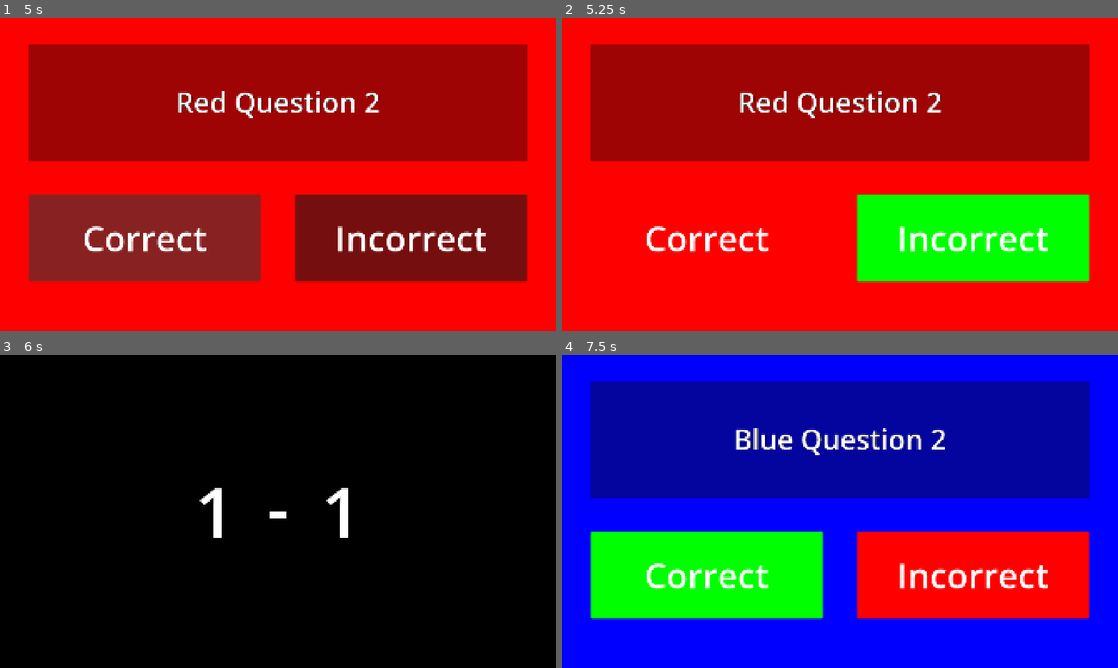
Above: before the commit, frames 1-4 (two rows, left to right).
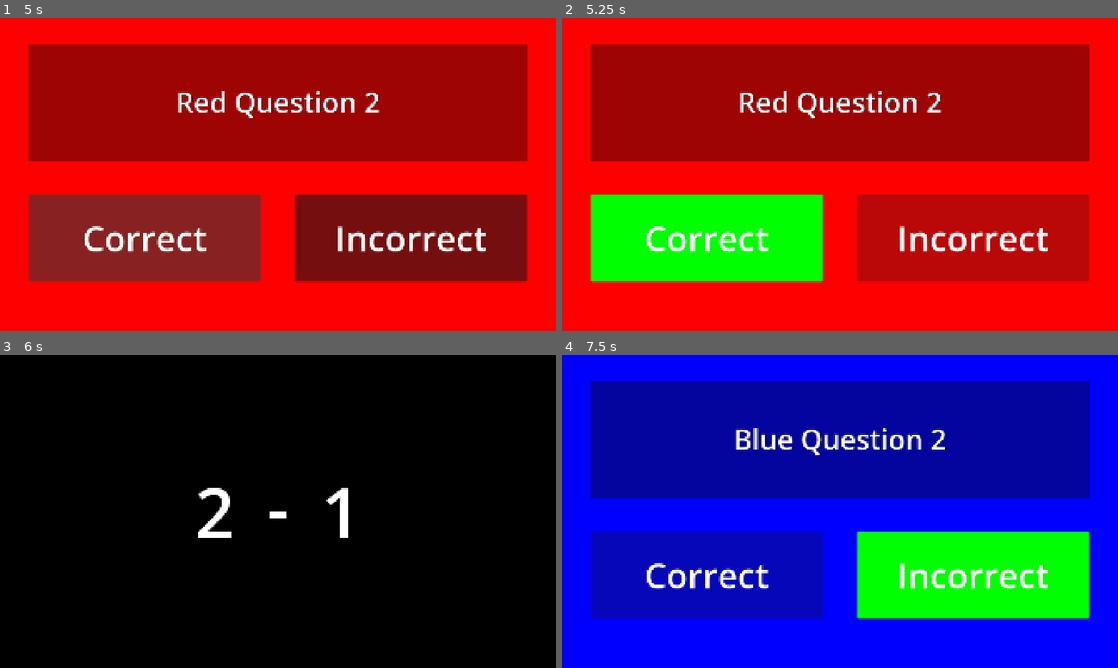
Above: after the commit, the same moments.

Repository: NyaaDoodle/team-questionnaire
Game: Godot game, scene res://scenes/game.tscn
The game is run twice, just before and just after one commit, with the same random seed, the same clock (stepped at 60 frames per second) and the same inputs.
Inputs (mouse positions are in pixels of both pictures, inside the frame that each line leads up to):
- Up to frame 1 (5 s): click "Correct" at 0.5 s; tap Enter at 1.25, 3.5 s; move the mouse to (400, 158) at 1.27 s; press the mouse at (400, 158) at 1.28 s; tap Space at 2, 4.25 s; move the mouse to (166, 190) at 2.02 s; release the mouse at (166, 190) at 2.03 s; click (166, 190) at 2.1 s; click "Incorrect" at 2.75 s; move the mouse to (333, 105) at 3.52 s; press the mouse at (333, 105) at 3.53 s; move the mouse to (250, 237) at 4.27 s; release the mouse at (250, 237) at 4.28 s; click (250, 237) at 4.35 s
- Up to frame 2 (5.25 s): click "Correct" at 5 s
- Up to frame 3 (6 s): tap Enter at 5.75 s; move the mouse to (444, 558) at 5.77 s; press the mouse at (444, 558) at 5.78 s
- Up to frame 4 (7.5 s): tap Space at 6.5 s; move the mouse to (673, 464) at 6.52 s; release the mouse at (673, 464) at 6.53 s; click (673, 464) at 6.6 s; click "Incorrect" at 7.25 s

Frame 1 is identical in both runs. In frame 2, 23% of the frame differs, in the area x 5-95%, y 56-85%; in frame 3, 0.5%; in frame 4, 23%.

Commit message:
Changed from using TurnQueue to hardcoded left and right teams

Diff:
--- a/resources/game_data.tres
+++ b/resources/game_data.tres
@@ -4,37 +4,35 @@
 [ext_resource type="Script" uid="uid://ca7rrq5fcl3ml" path="res://scripts/team.gd" id="2_jhr64"]
 [ext_resource type="Script" uid="uid://damv0gpmxa036" path="res://scripts/question.gd" id="3_jhr64"]
 
-[sub_resource type="Resource" id="Resource_yqm58"]
+[sub_resource type="Resource" id="Resource_rolb0"]
 script = ExtResource("3_jhr64")
 question_string = "Red Question 1"
 left_answer_string = "Correct"
 right_answer_string = "Incorrect"
 metadata/_custom_type_script = "uid://damv0gpmxa036"
 
-[sub_resource type="Resource" id="Resource_rolb0"]
+[sub_resource type="Resource" id="Resource_raoho"]
 script = ExtResource("3_jhr64")
 question_string = "Red Question 2"
 left_answer_string = "Correct"
 right_answer_string = "Incorrect"
-correct_answer = 1
 metadata/_custom_type_script = "uid://damv0gpmxa036"
 
-[sub_resource type="Resource" id="Resource_raoho"]
+[sub_resource type="Resource" id="Resource_2r4qd"]
 script = ExtResource("3_jhr64")
 question_string = "Red Question 3"
 left_answer_string = "Correct"
 right_answer_string = "Incorrect"
 metadata/_custom_type_script = "uid://damv0gpmxa036"
 
-[sub_resource type="Resource" id="Resource_2r4qd"]
+[sub_resource type="Resource" id="Resource_jhr64"]
 script = ExtResource("2_jhr64")
-id = 1
 name = "Team Red"
 color = Color(1, 0, 0, 1)
-questions = Array[ExtResource("3_jhr64")]([SubResource("Resource_yqm58"), SubResource("Resource_rolb0"), SubResource("Resource_raoho")])
+questions = Array[ExtResource("3_jhr64")]([SubResource("Resource_rolb0"), SubResource("Resource_raoho"), SubResource("Resource_2r4qd")])
 metadata/_custom_type_script = "uid://ca7rrq5fcl3ml"
 
-[sub_resource type="Resource" id="Resource_jhr64"]
+[sub_resource type="Resource" id="Resource_4oi1i"]
 script = ExtResource("3_jhr64")
 question_string = "Blue Question 1"
 left_answer_string = "Correct"
@@ -42,14 +40,15 @@
 correct_answer = 1
 metadata/_custom_type_script = "uid://damv0gpmxa036"
 
-[sub_resource type="Resource" id="Resource_4oi1i"]
+[sub_resource type="Resource" id="Resource_e1k00"]
 script = ExtResource("3_jhr64")
 question_string = "Blue Question 2"
 left_answer_string = "Correct"
 right_answer_string = "Incorrect"
+correct_answer = 1
 metadata/_custom_type_script = "uid://damv0gpmxa036"
 
-[sub_resource type="Resource" id="Resource_e1k00"]
+[sub_resource type="Resource" id="Resource_vt7lq"]
 script = ExtResource("3_jhr64")
 question_string = "Blue Question 3"
 left_answer_string = "Correct"
@@ -57,15 +56,16 @@
 correct_answer = 1
 metadata/_custom_type_script = "uid://damv0gpmxa036"
 
-[sub_resource type="Resource" id="Resource_vt7lq"]
+[sub_resource type="Resource" id="Resource_yqm58"]
 script = ExtResource("2_jhr64")
-id = 2
+direction = 1
 name = "Team Blue"
 color = Color(0, 0, 1, 1)
-questions = Array[ExtResource("3_jhr64")]([SubResource("Resource_jhr64"), SubResource("Resource_4oi1i"), SubResource("Resource_e1k00")])
+questions = Array[ExtResource("3_jhr64")]([SubResource("Resource_4oi1i"), SubResource("Resource_e1k00"), SubResource("Resource_vt7lq")])
 metadata/_custom_type_script = "uid://ca7rrq5fcl3ml"
 
 [resource]
 script = ExtResource("1_bhaot")
-teams = Array[ExtResource("2_jhr64")]([SubResource("Resource_2r4qd"), SubResource("Resource_vt7lq")])
+left_team = SubResource("Resource_jhr64")
+right_team = SubResource("Resource_yqm58")
 metadata/_custom_type_script = "uid://c72hvg43lbvl8"
--- a/scripts/game_data.gd
+++ b/scripts/game_data.gd
@@ -1,3 +1,4 @@
 class_name GameData extends Resource
 
-@export var teams: Array[Team] = []
+@export var left_team: Team
+@export var right_team: Team
--- a/scripts/game_manager.gd
+++ b/scripts/game_manager.gd
@@ -3,16 +3,11 @@
 @export var _game_data: GameData
 @onready var _screen_manager: ScreenManager = $ScreenManager
 
-var _teams: Array[Team]:
-	set(value):
-		_game_data.teams = value
-	get:
-		return _game_data.teams
-
-var _turn_queue: TurnQueue
+var _left_team: Team = null
+var _right_team: Team = null
+var _current_team: Team = null
 
 func _ready() -> void:
-	_prepare_connections_in_screen_manager()
 	_start_game()
 
 func _input(event: InputEvent) -> void:
@@ -23,11 +18,32 @@
 	get_tree().quit()
 
 func _start_game() -> void:
+	_prepare_connections_in_screen_manager()
 	_prepare_teams()
-	_start_next_turn()
+	if _check_teams_validity():
+		_start_next_turn()
+	else:
+		_exit_program()
 
 func _prepare_teams() -> void:
-	_turn_queue = TurnQueue.new(_game_data.teams)
+	_left_team =  _game_data.left_team
+	_right_team = _game_data.right_team
+	_current_team = _left_team
+
+func _check_teams_validity() -> bool:
+	if _left_team == null:
+		push_error("Left team is set to null")
+		return false
+	elif _left_team.direction != Team.Direction.LeftTeam:
+		push_error("Left team's direction is not set to LeftTeam")
+		return false
+	elif _right_team == null:
+		push_error("Right team is set to null")
+		return false
+	elif _right_team.direction != Team.Direction.RightTeam:
+		push_error("Right team's direction is not set to RightTeam")
+		return false
+	return true
 
 func _prepare_connections_in_screen_manager() -> void:
 	_screen_manager.question_screen_closed.connect(_on_question_screen_closed)
@@ -46,42 +62,43 @@
 	_show_results_screen()
 
 func _on_results_screen_closed() -> void:
-	_turn_queue.move_to_next_team()
+	_move_to_next_team()
 	_start_next_turn()
 
 func _on_correct_answer_chosen() -> void:
-	var current_team: Team = _turn_queue.get_current_team()
-	if current_team != null:
-		current_team.score += 1
+	_current_team.score += 1
+
+func _move_to_next_team():
+	_current_team = _left_team if (_current_team == _right_team or _current_team == null) else _right_team
+
+func _is_any_team_have_questions():
+	return _left_team.has_questions_left() || _right_team.has_questions_left()
 
 func _start_next_turn() -> void:
-	if _turn_queue.is_empty():
+	if not _is_any_team_have_questions():
 		end_game()
 	else:
-		var current_team: Team = _turn_queue.get_current_team()
-		if current_team.has_questions_left():
-			_ask_team_question(current_team)
+		if _current_team.has_questions_left():
+			_ask_team_question()
 		else:
-			_turn_queue.remove_current_team()
+			_move_to_next_team()
 			_start_next_turn()
 
 
-func _ask_team_question(current_team: Team) -> void:
-	if current_team.has_questions_left():
-		var current_question: Question = current_team.get_next_question()
-		_screen_manager.show_question_screen(current_question, current_team.color)
+func _ask_team_question() -> void:
+	if _current_team.has_questions_left():
+		var current_question: Question = _current_team.get_next_question()
+		_screen_manager.show_question_screen(current_question, _current_team.color)
 
 func _show_results_screen() -> void:
-	_screen_manager.show_results_screen(_teams[0].score, _teams[1].score, Color.BLACK)
+	_screen_manager.show_results_screen(_left_team.score, _right_team.score, Color.BLACK)
 
 func end_game() -> void:
 	_remove_connections_in_screen_manager()
 	_screen_manager.results_screen_closed.connect(_exit_program)
-	var left_team_score = _teams[0].score
-	var right_team_score = _teams[1].score
-	var win_text = ""
-	if left_team_score == right_team_score:
+	var win_text: String = ""
+	if _left_team.score == _right_team.score:
 		win_text = "It is a draw!"
 	else:
-		win_text = "The winner is %s!" % (_teams[0].name if left_team_score > right_team_score else _teams[1].name)
-	_screen_manager.show_results_screen(_teams[0].score, _teams[1].score, Color.BLACK, win_text)
+		win_text = "The winner is %s!" % (_left_team.name if _left_team.score > _right_team.score else _right_team.name)
+	_screen_manager.show_results_screen(_left_team.score, _right_team.score, Color.BLACK, win_text)
--- a/scripts/team.gd
+++ b/scripts/team.gd
@@ -1,10 +1,12 @@
 class_name Team extends Resource
 
-@export var id: int = 0
+enum Direction { LeftTeam, RightTeam }
+
+@export var direction: Direction = Direction.LeftTeam
 @export var name: String = ""
 @export var color: Color = Color.BLACK
 @export var questions: Array[Question] = []
-@export var score: int = 0
+var score: int = 0
 var _current_question_index: int = 0
 
 func has_questions_left() -> bool:
--- a/scripts/turn_queue.gd
+++ /dev/null
@@ -1,25 +0,0 @@
-class_name TurnQueue
-
-var _teams: Array[Team] = []
-var _current_team_index: int = 0
-
-func _init(input_teams: Array[Team]) -> void:
-    _teams = input_teams.duplicate()
-    _current_team_index = 0
-
-func is_empty() -> bool:
-    return _teams.is_empty()
-
-func get_current_team() -> Team:
-    if is_empty():
-        return null
-    return _teams[_current_team_index]
-
-func remove_current_team() -> void:
-    if not is_empty():
-        _teams.remove_at(_current_team_index)
-        move_to_next_team()
-
-func move_to_next_team() -> void:
-    if not is_empty():
-        _current_team_index = (_current_team_index + 1) % _teams.size()
Not shown, removed: scripts/turn_queue.gd.uid
